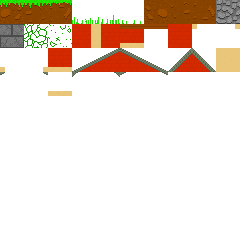
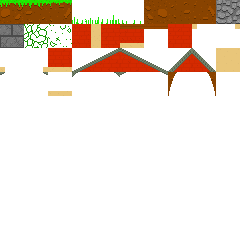
Layered file, before and after one edit (240×240). Changes by layer:
added layer "DirtLedgeLeft" above "DirtLedgeRight" over [168, 72, 177, 96]
added layer "DirtLedgeRight" over [207, 72, 216, 96]
